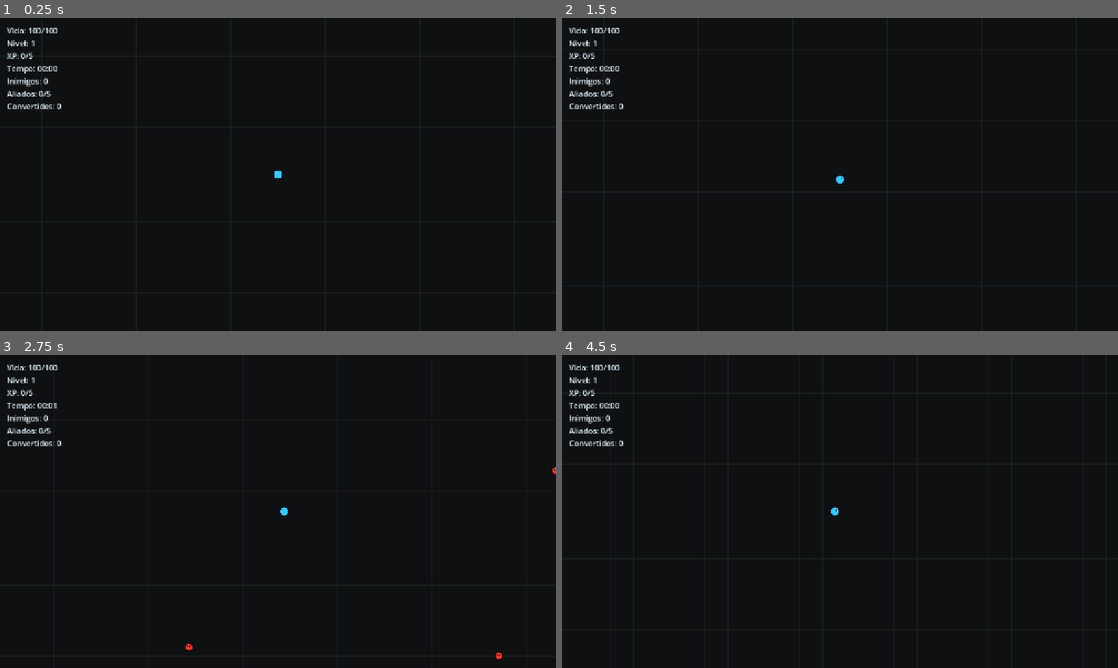
Above: before the commit, frames 1-4 (two rows, left to right).
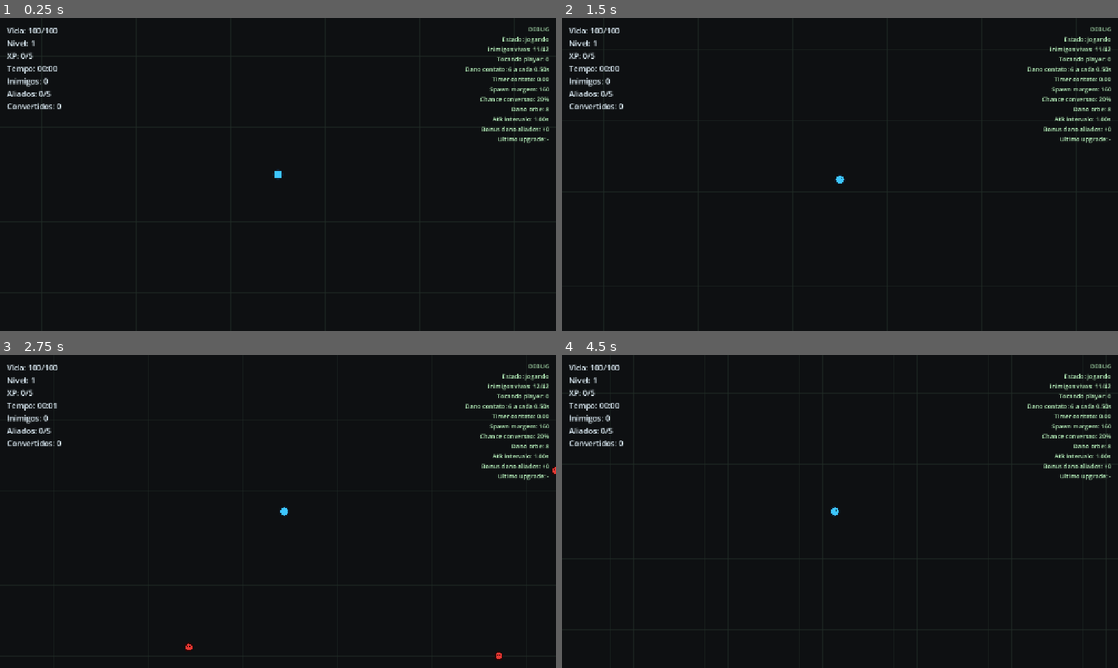
Above: after the commit, the same moments.

Repository: Hadamanthis/horde_vs
Game: Godot game, scene res://scenes/Game.tscn
Same seed, same stepped clock (60 frames per second), same inputs: the game is played once before the commit and once after it.
Inputs:
- Up to frame 1 (0.25 s): no input
- Up to frame 2 (1.5 s): tap Enter at 0.5 s; hold D 0.53-1.28 s; hold R 0.53-1.28 s; tap Space at 1.25 s; hold S from 1.28 s (still down); tap 1 at 1.35 s
- Up to frame 3 (2.75 s): tap Enter at 2 s; release S at 2.03 s; hold D from 2.03 s (still down); hold 2 from 2.03 s (still down)
- Up to frame 4 (4.5 s): tap Space at 2.75, 4.25 s; release D at 2.78 s; release 2 at 2.78 s; hold W 2.78-3.53 s; tap 3 at 2.85 s; tap Enter at 3.5 s; hold R 3.53-4.28 s; hold A from 3.53 s (still down); tap 1 at 4.35 s

The runs differ from the first frame. In frame 1, 1.1% of the frame differs, in the area x 83-99%, y 2-40%; in frame 2, 1.1%; in frame 3, 1.1%; in frame 4, 1.1%.

Commit message:
Adiciona debug e centraliza dano de contato

Diff:
--- a/scenes/Game.tscn
+++ b/scenes/Game.tscn
@@ -27,6 +27,20 @@
 theme_override_colors/font_color = Color(0.9, 0.96, 1, 1)
 theme_override_font_sizes/font_size = 18
 text = "Vida: 100/100"
+
+[node name="DebugInfo" type="Label" parent="HUD"]
+anchors_preset = 1
+anchor_left = 1.0
+anchor_right = 1.0
+offset_left = -330.0
+offset_top = 16.0
+offset_right = -16.0
+offset_bottom = 260.0
+grow_horizontal = 0
+theme_override_colors/font_color = Color(0.76, 1, 0.78, 1)
+theme_override_font_sizes/font_size = 14
+text = "DEBUG"
+horizontal_alignment = 2
 
 [node name="Hint" type="Label" parent="HUD"]
 anchors_preset = 10
--- a/scripts/entities/enemy.gd
+++ b/scripts/entities/enemy.gd
@@ -5,14 +5,13 @@
 
 @export var max_health: int = 24
 @export var speed: float = 68.0
-@export var contact_damage: int = 8
 @export var contact_range: float = 23.0
-@export var contact_interval: float = 0.75
 @export var convertible: bool = true
+@export var separation_radius: float = 30.0
+@export var separation_force: float = 1.35
 
 var player: Node2D
 var current_health: int = max_health
-var _contact_timer: float = 0.0
 var _hit_flash_time: float = 0.0
 
 
@@ -30,21 +29,35 @@
 	if not is_instance_valid(player):
 		return
 
-	# IA minima do MVP: andar em linha reta na direcao do jogador.
+	# IA minima do MVP: perseguir o jogador, mas mantendo separacao visual entre slimes.
 	var to_player: Vector2 = player.global_position - global_position
-	velocity = to_player.normalized() * speed
+	var chase_direction: Vector2 = to_player.normalized()
+	var separation_direction: Vector2 = _get_separation_direction()
+	var move_direction: Vector2 = (chase_direction + separation_direction * separation_force).normalized()
+	velocity = move_direction * speed
 	move_and_slide()
-
-	# Dano por contato usa distancia, nao colisao fisica, para manter o prototipo simples.
-	_contact_timer = maxf(_contact_timer - delta, 0.0)
-	if to_player.length() <= contact_range and _contact_timer == 0.0:
-		if player.has_method("take_damage"):
-			player.take_damage(contact_damage)
-		_contact_timer = contact_interval
 
 	if _hit_flash_time > 0.0:
 		_hit_flash_time -= delta
 		queue_redraw()
+
+
+func _get_separation_direction() -> Vector2:
+	# Separacao simples evita pilhas perfeitas sem precisar de pathfinding ou fisica pesada.
+	var separation: Vector2 = Vector2.ZERO
+	var neighbors: Array[Node] = get_tree().get_nodes_in_group("enemies")
+
+	for neighbor in neighbors:
+		if neighbor == self or not is_instance_valid(neighbor):
+			continue
+
+		var other_enemy: Node2D = neighbor as Node2D
+		var away: Vector2 = global_position - other_enemy.global_position
+		var distance: float = away.length()
+		if distance > 0.0 and distance < separation_radius:
+			separation += away.normalized() * (1.0 - distance / separation_radius)
+
+	return separation.normalized()
 
 
 func take_damage(amount: int) -> void:
--- a/scripts/game/game.gd
+++ b/scripts/game/game.gd
@@ -19,6 +19,9 @@
 @export var initial_enemy_count: int = 10
 @export var xp_per_slime: int = 1
 @export var spawn_safe_margin: float = 160.0
+@export var contact_damage_per_tick: int = 6
+@export var contact_damage_tick_interval: float = 0.5
+@export var show_debug_info: bool = true
 
 # Referencias tipadas para os nos da cena principal.
 @onready var world: Node2D = $World as Node2D
@@ -28,6 +31,7 @@
 @onready var projectiles: Node2D = $World/Projectiles as Node2D
 @onready var xp_orbs: Node2D = $World/XPOrbs as Node2D
 @onready var stats_label: Label = $HUD/Stats as Label
+@onready var debug_label: Label = $HUD/DebugInfo as Label
 @onready var hint_label: Label = $HUD/Hint as Label
 @onready var game_over_label: Label = $HUD/GameOver as Label
 @onready var level_up_label: Label = $HUD/LevelUpNotice as Label
@@ -94,7 +98,11 @@
 var elapsed_time: float = 0.0
 var _spawn_timer: float = 0.0
 var _attack_timer: float = 0.0
+var _contact_damage_timer: float = 0.0
 var _level_notice_timer: float = 0.0
+var _touching_enemy_count: int = 0
+var _last_contact_damage: int = 0
+var _last_upgrade_id: String = "-"
 var _pending_upgrade_count: int = 0
 var _is_choosing_upgrade: bool = false
 var _game_is_over: bool = false
@@ -143,8 +151,10 @@
 	elapsed_time += delta
 	_spawn_timer -= delta
 	_attack_timer -= delta
+	_contact_damage_timer -= delta
 	_level_notice_timer = maxf(_level_notice_timer - delta, 0.0)
 	level_up_label.visible = _level_notice_timer > 0.0
+	_update_contact_damage()
 
 	if _spawn_timer <= 0.0 and enemies.size() < max_enemies:
 		_spawn_enemy()
@@ -215,6 +225,34 @@
 	var projectile: Projectile = PROJECTILE_SCENE.instantiate() as Projectile
 	projectile.setup(player.global_position, target.global_position, player.projectile_damage, self)
 	projectiles.add_child(projectile)
+
+
+func _update_contact_damage() -> void:
+	# Dano de contato centralizado: um tick fixo se qualquer inimigo encostar.
+	_touching_enemy_count = _count_touching_enemies()
+	if _touching_enemy_count == 0:
+		_last_contact_damage = 0
+		_contact_damage_timer = 0.0
+		return
+
+	if _contact_damage_timer <= 0.0:
+		_last_contact_damage = contact_damage_per_tick
+		player.take_damage(contact_damage_per_tick)
+		_contact_damage_timer = contact_damage_tick_interval
+
+
+func _count_touching_enemies() -> int:
+	var touching_count: int = 0
+
+	for enemy in enemies:
+		if not is_instance_valid(enemy):
+			continue
+
+		var distance: float = player.global_position.distance_to(enemy.global_position)
+		if distance <= enemy.contact_range:
+			touching_count += 1
+
+	return touching_count
 
 
 func _spawn_xp_orb(spawn_position: Vector2, amount: int) -> void:
@@ -339,6 +377,7 @@
 	var upgrade: Dictionary = current_upgrade_choices[choice_index]
 	var upgrade_id: String = String(upgrade["id"])
 	_apply_upgrade(upgrade_id)
+	_last_upgrade_id = upgrade_id
 	upgrade_selected.emit(upgrade_id)
 
 	_pending_upgrade_count = maxi(_pending_upgrade_count - 1, 0)
@@ -439,6 +478,29 @@
 		ally_limit,
 		allies_converted,
 	]
+	_update_debug_info()
+
+
+func _update_debug_info() -> void:
+	debug_label.visible = show_debug_info
+	if not show_debug_info:
+		return
+
+	debug_label.text = "DEBUG\nEstado: %s\nInimigos vivos: %d/%d\nTocando player: %d\nDano contato: %d a cada %.2fs\nTimer contato: %.2f\nSpawn margem: %.0f\nChance conversao: %.0f%%\nDano orbe: %d\nAtk intervalo: %.2fs\nBonus dano aliados: +%d\nUltimo upgrade: %s" % [
+		"upgrade" if _is_choosing_upgrade else "jogando",
+		enemies.size(),
+		max_enemies,
+		_touching_enemy_count,
+		contact_damage_per_tick,
+		contact_damage_tick_interval,
+		maxf(_contact_damage_timer, 0.0),
+		spawn_safe_margin,
+		conversion_chance * 100.0,
+		player.projectile_damage,
+		player.attack_interval,
+		ally_damage_bonus,
+		_last_upgrade_id,
+	]
 
 
 func _draw() -> void:
Not shown, changed: SPRINTS.md
